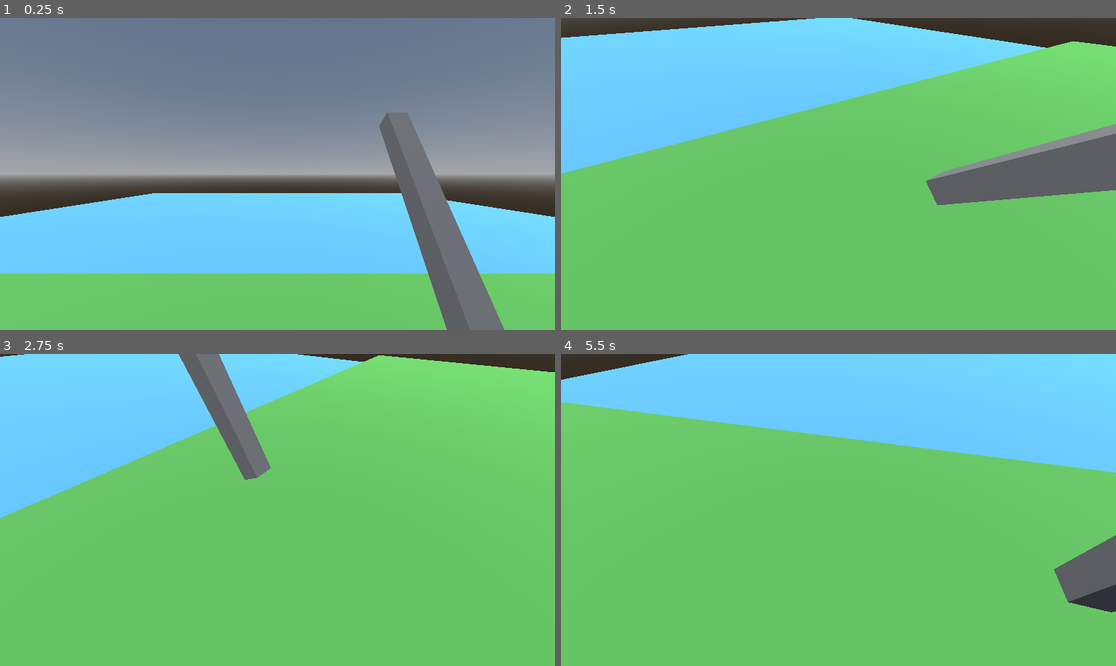
Above: before the commit, frames 1-4 (two rows, left to right).
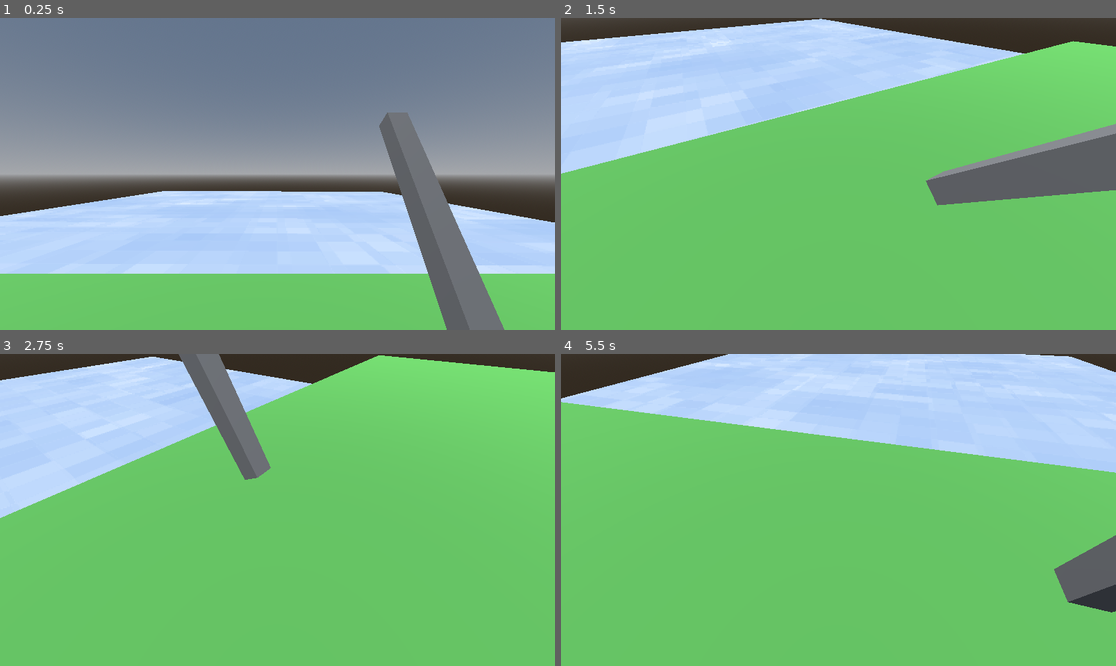
Above: after the commit, the same moments.

Repository: Herodegon/GMTK_2026
Game: Godot game, scene res://scenes/world.tscn
The game is run twice, just before and just after one commit, with the same random seed, the same clock (stepped at 60 frames per second) and the same inputs.
Inputs:
- Up to frame 1 (0.25 s): no input
- Up to frame 2 (1.5 s): hold D (right) 0.53-1.28 s; tap E (interact) at 0.6, 1.35 s; hold S (down) from 1.28 s (still down)
- Up to frame 3 (2.75 s): release S (down) at 2.03 s; hold D (right) from 2.03 s (still down); tap E (interact) at 2.1 s
- Up to frame 4 (5.5 s): release D (right) at 2.78 s; hold W (up) 2.78-3.53 s; tap E (interact) every 0.75 s from 2.85 to 5.1 s; hold A (left) 3.53-5.03 s; hold S (down) from 5.03 s (still down)

The runs differ from the first frame. In frame 1, 22% of the frame differs, in the area x 0-100%, y 55-82%; in frame 2, 23%; in frame 3, 16%; in frame 4, 26%, in the area x 0-100%, y 0-39%.

Commit message:
shader creation

Diff:
--- /dev/null
+++ b/assets/shaders/water_shader.gdshader
@@ -0,0 +1,55 @@
+shader_type spatial;
+render_mode blend_mix, depth_draw_opaque, cull_back, diffuse_lambert, specular_schlick_ggx;
+
+uniform vec3 albedo : source_color;
+uniform sampler2D water_texture1;
+uniform sampler2D water_texture2;
+uniform sampler2D noise_texture;
+uniform vec2 scroll_speed1 = vec2(0.05, 0.0);
+uniform vec2 scroll_speed2 = vec2(-0.03, 0.0);
+uniform float blend_factor = 0.5;
+uniform vec2 scale1 = vec2(1.0, 1.0);
+uniform vec2 scale2 = vec2(1.0, 1.0);
+uniform float wave_strength = 1.0;
+uniform float wave_scale = 0.02;
+uniform int pixelation_level = 64;
+uniform float FoamSize = 0.5;
+uniform sampler2D DepthTexture : hint_depth_texture;
+uniform float WaterOpacity = 1.0;
+uniform float FoamGlowIntensity = 0.5;
+
+void vertex() {
+    vec2 global_position = (MODEL_MATRIX * vec4(VERTEX, 1.0)).xz;
+    float noise_value = texture(noise_texture, global_position * wave_scale).r;
+    float wave = sin(global_position.x * 0.2 + global_position.y * 0.2 + TIME + noise_value * 10.0) * wave_strength;
+    VERTEX.y += wave;
+}
+
+void fragment() {
+    vec2 scaledUV1 = UV * scale1;
+    vec2 scaledUV2 = UV * scale2;
+    vec2 scrolledUV1 = scaledUV1 + scroll_speed1 * TIME;
+    vec2 scrolledUV2 = scaledUV2 + scroll_speed2 * TIME;
+    scrolledUV1 = mod(scrolledUV1, vec2(1.0, 1.0));
+    scrolledUV2 = mod(scrolledUV2, vec2(1.0, 1.0));
+    scrolledUV1 = floor(scrolledUV1 * float(pixelation_level)) / float(pixelation_level);
+    scrolledUV2 = floor(scrolledUV2 * float(pixelation_level)) / float(pixelation_level);
+
+    vec4 water_color1 = texture(water_texture1, scrolledUV1);
+    vec4 water_color2 = texture(water_texture2, scrolledUV2);
+    vec4 blended_water_color = mix(water_color1, water_color2, blend_factor);
+
+    float depthValue = texture(DepthTexture, SCREEN_UV).r;
+    vec4 worldPosition = INV_PROJECTION_MATRIX * vec4(SCREEN_UV * 2.0 - 1.0, depthValue, 1.0);
+    worldPosition.xyz /= worldPosition.w;
+    float foamEffect = clamp(1.0 - smoothstep(worldPosition.z + FoamSize, worldPosition.z, VERTEX.z), 0.0, 1.0);
+    float foamOpacity = 1.0 - foamEffect;
+    float foamEffectRounded = round(foamOpacity);
+    float finalOpacity = foamEffectRounded + WaterOpacity;
+
+    ALBEDO = blended_water_color.rgb * albedo;
+    ALPHA = finalOpacity;
+    EMISSION = vec3(foamEffectRounded) * FoamGlowIntensity;
+    METALLIC = 0.0;
+    ROUGHNESS = 1.0;
+}
--- a/scenes/world.tscn
+++ b/scenes/world.tscn
@@ -1,6 +1,8 @@
 [gd_scene format=3 uid="uid://bc12fhlv6oogj"]
 
 [ext_resource type="PackedScene" uid="uid://ck5lenyq7mwgt" path="res://scenes/player.tscn" id="1_nnsk1"]
+[ext_resource type="Shader" uid="uid://dk3sqrori0yc6" path="res://assets/shaders/water_shader.gdshader" id="2_rwgxs"]
+[ext_resource type="Texture2D" uid="uid://tlcvb4dk52vw" path="res://assets/sprites/44_128x128.png" id="3_4wyf3"]
 
 [sub_resource type="ProceduralSkyMaterial" id="ProceduralSkyMaterial_rwgxs"]
 
@@ -11,11 +13,27 @@
 background_mode = 2
 sky = SubResource("Sky_nnsk1")
 
+[sub_resource type="ShaderMaterial" id="ShaderMaterial_m2va7"]
+render_priority = 0
+shader = ExtResource("2_rwgxs")
+shader_parameter/albedo = Color(0.8509804, 0.8509804, 0.8509804, 1)
+shader_parameter/water_texture1 = ExtResource("3_4wyf3")
+shader_parameter/water_texture2 = ExtResource("3_4wyf3")
+shader_parameter/scroll_speed1 = Vector2(0.05, 0)
+shader_parameter/scroll_speed2 = Vector2(-0.03, 0)
+shader_parameter/blend_factor = 0.5
+shader_parameter/scale1 = Vector2(1, 1)
+shader_parameter/scale2 = Vector2(1, 1)
+shader_parameter/wave_strength = 1.0
+shader_parameter/wave_scale = 0.02
+shader_parameter/pixelation_level = 64
+shader_parameter/FoamSize = 0.5
+shader_parameter/WaterOpacity = 1.0
+shader_parameter/FoamGlowIntensity = 0.5
+
 [sub_resource type="BoxMesh" id="BoxMesh_wnsco"]
+material = SubResource("ShaderMaterial_m2va7")
 size = Vector3(30, 0.1, 30)
-
-[sub_resource type="StandardMaterial3D" id="StandardMaterial3D_rwgxs"]
-albedo_color = Color(0.36078432, 0.70980394, 1, 1)
 
 [sub_resource type="BoxMesh" id="BoxMesh_4wyf3"]
 size = Vector3(30, 0.1, 10)
@@ -35,9 +53,8 @@
 transform = Transform3D(1, 0, 0, 0, 1, 0, 0, 0, 1, 0, 1, 0)
 
 [node name="Water" type="CSGMesh3D" parent="." unique_id=854924027]
-transform = Transform3D(1, 0, 0, 0, 1, 0, 0, 0, 1, 0, -1.3767662, -9.771616)
+transform = Transform3D(1, 0, 0, 0, 1, 0, 0, 0, 1, -0.738, -2.409, -13.021)
 mesh = SubResource("BoxMesh_wnsco")
-material = SubResource("StandardMaterial3D_rwgxs")
 
 [node name="Ground" type="CSGMesh3D" parent="." unique_id=1403417302]
 transform = Transform3D(1, 0, 0, 0, 1, 0, 0, 0, 1, 0, -0.9878943, 1.0382786)
Not shown, added: assets/shaders/water_shader.gdshader.uid
Binary file added: assets/sprites/44_128x128.png
Not shown, added: assets/sprites/44_128x128.png.import
Not shown, changed: README.md
